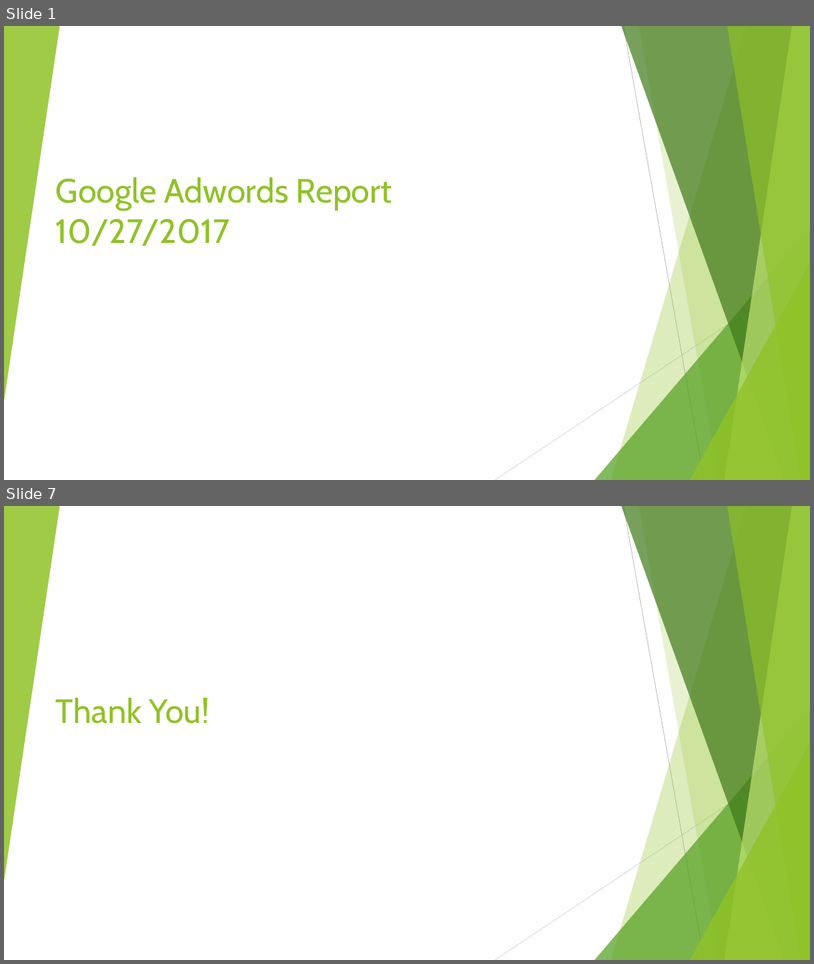
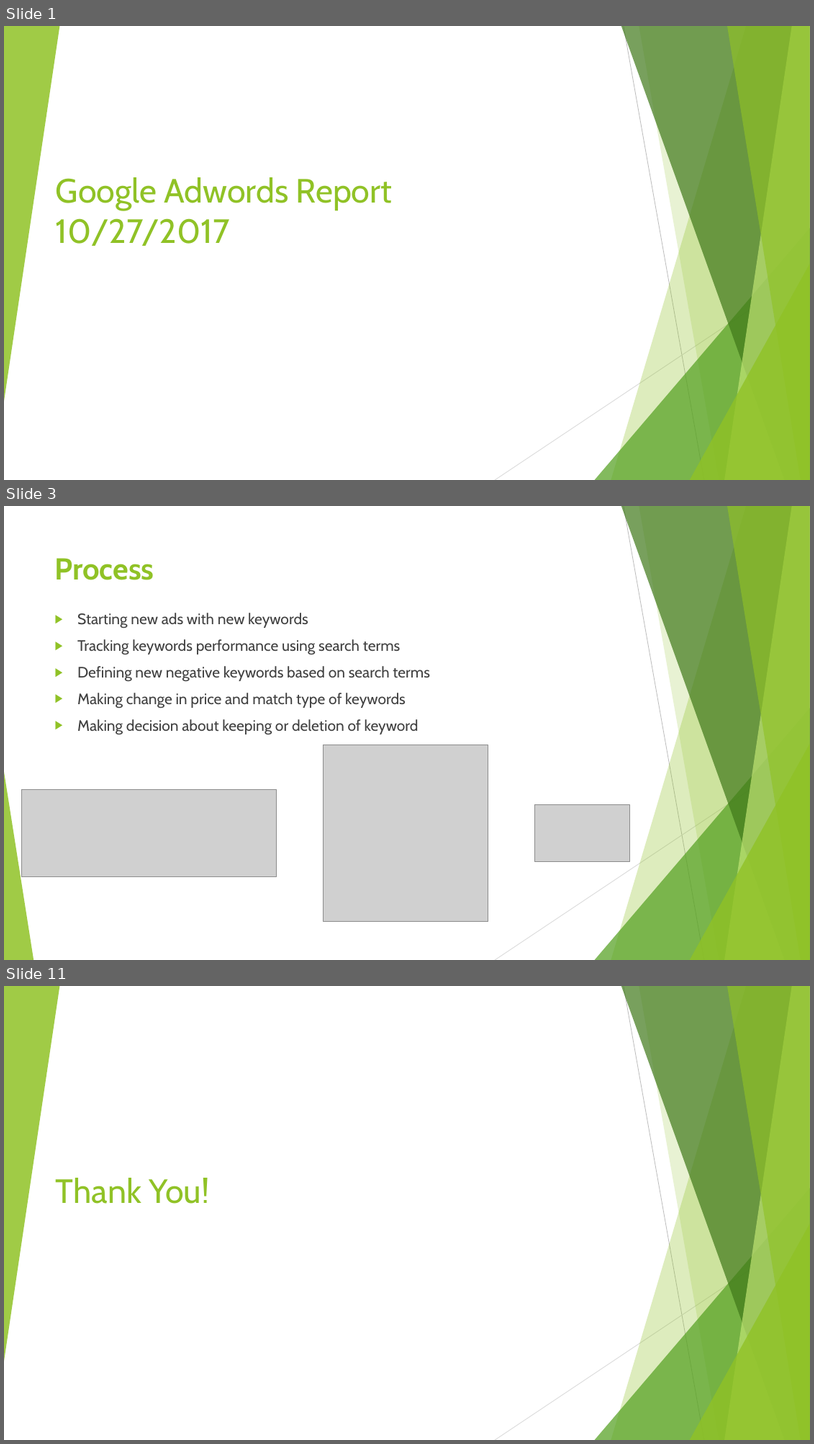
Before and after one commit to Felix9431/SEM, a slide deck: GoogleAdwords_Reports/10-27-2017_Adwords-Reeport.pptx. Shown one above the other, each under a label of ours: slides 1 and 7 before the commit, slides 1, 3 and 11 after it; the slides between them are not shown. The pictures are 814x964 and 814x1444 pixels, drawn with LibreOffice and Linux fonts; fonts in the diff are those of the drawing; grey boxes stand for pictures. Boxes give left, top, right and bottom in pixels: in the first picture for what was removed or moved away, otherwise in the second. Text is boxed around its words. In the diff, an @@ line names an element or a change of style, - is before the commit and + after.

```diff
--- a/GoogleAdwords_Reports/10-27-2017_Adwords-Reeport.pptx
+++ b/GoogleAdwords_Reports/10-27-2017_Adwords-Reeport.pptx
@@ slide 3 added at [4,506,810,960], background #FFFFFF; not listed: 9 template elements that a slide beside it also shows @@
@@ title added at [55,558,154,580], 36 pt, text #90C226, bold @@
+Process
@@ text added at [77,613,430,734], 18 pt, text #404040 @@
+▶ Starting new ads with new keywords
+▶ Tracking keywords performance using search terms
+▶ Defining new negative keywords based on search terms
+▶ Making change in price and match type of keywords
+▶ Making decision about keeping or deletion of keyword
@@ picture added at [324,745,489,921] @@
@@ triangle added at [4,772,34,960], fill #90C226 at 85% opacity @@
@@ picture added at [21,789,277,876] @@
@@ picture added at [535,804,630,861] @@
@@ what was slide 7 is now slide 11 @@
```
Also in this commit, not shown: 4 slides changed, 4 other slides added, 1 slide removed.
